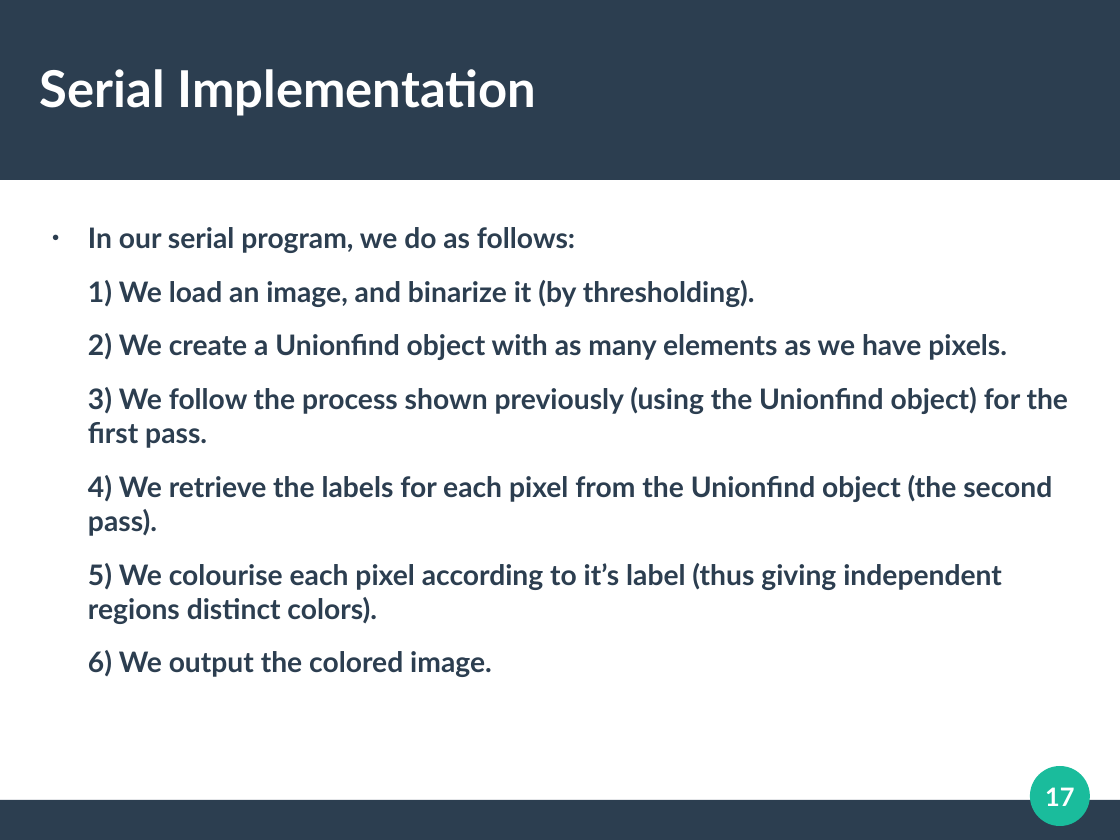
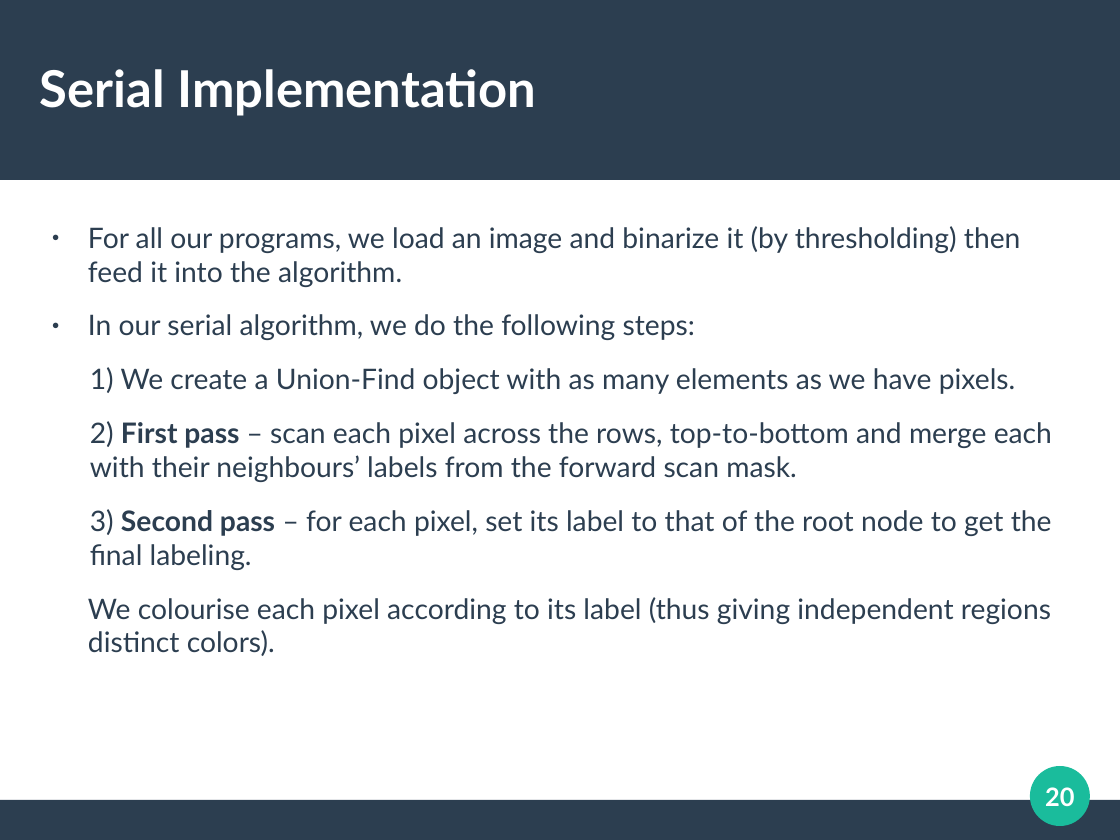
Before and after one commit to cycraig/ConnectedComponentsLabelling, a slide deck: slide 20 of presentation/Presentation.odp (slide 17 before the commit). Drawn at 1120x840 pixels with LibreOffice and Linux fonts; fonts in the diff are those of the drawing. Boxes give left, top, right and bottom in pixels: in the first picture for what was removed or moved away, otherwise in the second. Text is boxed around its words. In the diff, an @@ line names an element or a change of style, - is before the commit and + after.

Commit message:
finalish

```diff
--- a/presentation/Presentation.odp
+++ b/presentation/Presentation.odp
@@ text at box(88, 226, 1052, 656): text changed; bold off @@
-● In our serial program, we do as follows:
-1) We load an image, and binarize it (by thresholding).
-2) We create a Unionfind object with as many elements as we have pixels.
-3) We follow the process shown previously (using the Unionfind object) for the first pass.
-4) We retrieve the labels for each pixel from the Unionfind object (the second pass).
-5) We colourise each pixel according to it’s label (thus giving independent regions distinct colors).
-6) We output the colored image.
+● For all our programs, we load an image and binarize it (by thresholding) then feed it into the algorithm.
+● In our serial algorithm, we do the following steps:
+1) We create a Union-Find object with as many elements as we have pixels.
+2) First pass – scan each pixel across the rows, top-to-bottom and merge each with their neighbours’ labels from the forward scan mask.
+3) Second pass – for each pixel, set its label to that of the root node to get the final labeling.
+We colourise each pixel according to its label (thus giving independent regions distinct colors).
@@ page number at box(1045, 787, 1074, 806): text changed @@
-17
+20
```
Also in this commit, not shown: 26 other slides changed, 4 slides added, 1 slide removed, 4 other files.
